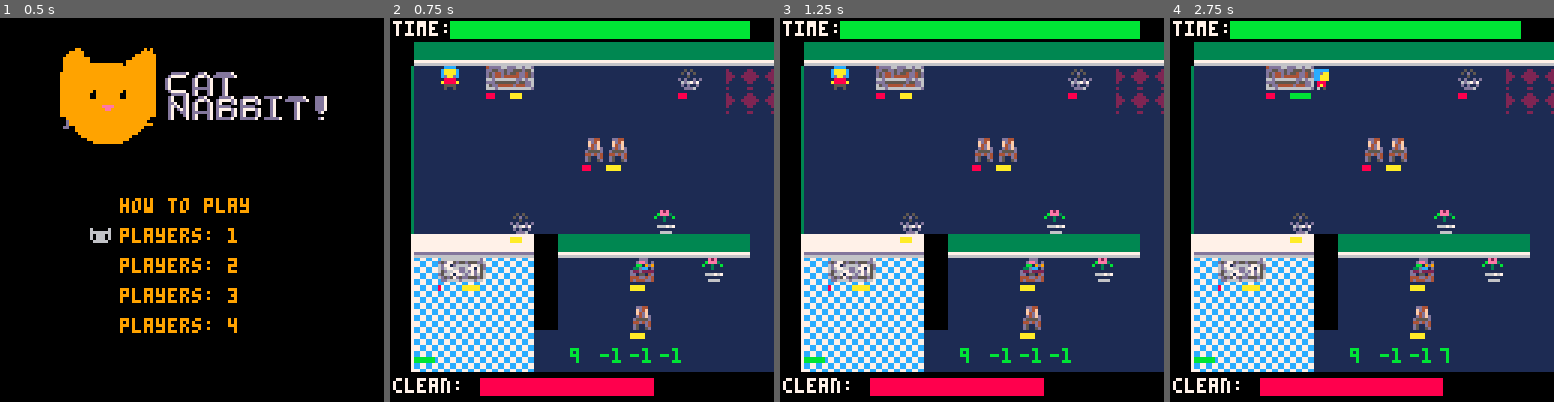
Above: before the commit, frames 1-4 (left to right).
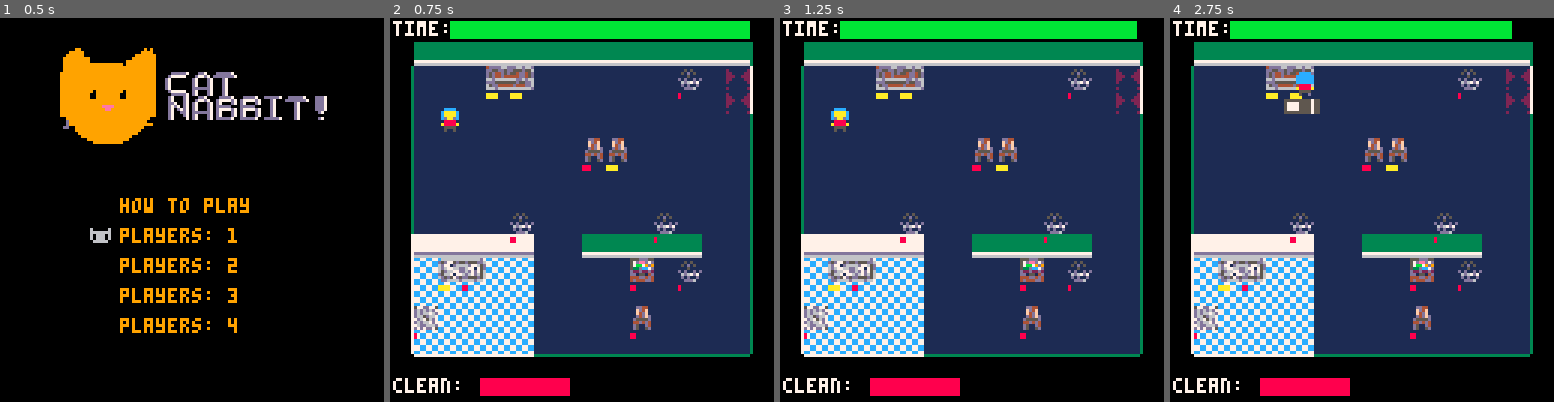
Above: after the commit, the same moments.

Repository: giantryansaul/rudy
Game: PICO-8 cartridge rudy.p8
The game is run twice, just before and just after one commit, with the same random seed, the same clock (stepped at 60 frames per second) and the same inputs.
Inputs:
- Up to frame 1 (0.5 s): tap X (X key) at 0.33 s
- Up to frame 2 (0.75 s): tap O (Z key) at 0.7 s
- Up to frame 3 (1.25 s): tap X (X key) at 1.07 s
- Up to frame 4 (2.75 s): hold Right 1.6-2.1 s; tap O (Z key) at 1.7, 2.1, 2.5 s; tap X (X key) at 1.85 s; hold Up 2.15-2.42 s; hold Right from 2.47 s (still down)

Frame 1 is identical in both runs. In frame 2, 15% of the frame differs, in the area x 5-100%, y 6-99%; in frame 3, 15%; in frame 4, 16%, in the area x 5-100%, y 0-99%.

Commit message:
alpha version, needs cleanup and rest of music

Diff:
--- a/rudy.p8
+++ b/rudy.p8
@@ -74,7 +74,7 @@
 
 -->8
 --settings
-max_seconds=60
+max_seconds=30
 clean_win=0.7
 
 max_time=max_seconds*30
@@ -82,9 +82,12 @@
 --game loop and objects
 function game_loop(ps)
  music(0,0,7)
+ tick=0
  timer=1
  players={}
  game_over=false
+ phealth=0.0
+ -- if ps==1 then ai=true;ps=4 else ai=false end --TODO
  for i=1,ps do
   add(players,create_player(i))
  end
@@ -100,19 +103,19 @@
  -- end
 
  dests={
-  create_destruct(4,2,9,7,rndb(1,7)), --book left
-  create_destruct(5,2,10,8,rndb(1,7)), --book right
-  create_destruct(12,2,67,66,rndb(1,7)), --plant
-  create_destruct(5,8,67,66,rndb(1,7)), --plant
-  create_destruct(11,8,67,66,8,rndb(1,7)), --plant
-  create_destruct(13,10,67,66,8,rndb(1,7)), --plant
-  create_destruct(9,5,65,64,rndb(1,7)), --chair
-  create_destruct(8,5,65,64,rndb(1,7)), --chair
-  create_destruct(2,10,39,25,rndb(1,7)), --tub left
-  create_destruct(3,10,40,26,rndb(1,7)), --tub right
-  create_destruct(1,13,113,48,rndb(1,7)), --sink
-  create_destruct(10,10,45,44,rndb(1,7)), --tv
-  create_destruct(10,12,65,64,rndb(1,7)), --chair
+  create_destruct(4,2,9,7,rndb(1,3+ps)), --book left
+  create_destruct(5,2,10,8,rndb(1,3+ps)), --book right
+  create_destruct(12,2,67,66,rndb(1,3+ps)), --plant
+  create_destruct(5,8,67,66,rndb(1,3+ps)), --plant
+  create_destruct(11,8,67,66,rndb(1,3+ps)), --plant
+  create_destruct(12,10,67,66,rndb(1,3+ps)), --plant
+  create_destruct(9,5,65,64,rndb(1,3+ps)), --chair
+  create_destruct(8,5,65,64,rndb(1,3+ps)), --chair
+  create_destruct(2,10,39,25,rndb(1,3+ps)), --tub left
+  create_destruct(3,10,40,26,rndb(1,3+ps)), --tub right
+  create_destruct(1,12,113,48,rndb(1,3+ps)), --sink
+  create_destruct(10,10,45,44,rndb(1,3+ps)), --tv
+  create_destruct(10,12,65,64,rndb(1,3+ps)), --chair
  }
 
  _update=game_update
@@ -120,8 +123,8 @@
 end
 
 function create_player(i)
- cs={3,4,7,10,11,12}
- p={x=i*16,y=16,c=cs[i],spr=129,p=i,interacting=nil,anim=1,hflip=false,tick=0,dialog="",fx=1}
+ cs={15,4,5,6}
+ p={x=i*16,y=30,c=cs[i],spr=129,p=i,interacting=nil,anim=1,hflip=false,tick=0,dialog="",fx=1}
  if p.p==1 then p.fx=0 end
  p.set_dialog=function(self)
   options={"meow","🐱","◆purrrr◆","",""}
@@ -264,15 +267,17 @@
 --updates
 function game_update()
  timer+=1
- if timer>max_time then game_over=true end
+ if timer>max_time or phealth>=1.0 then game_over=true end
  if not game_over then
   update_players()
   update_dests()
  else
-  for i=1,5 do
-   if btn(i) then title_screen() end
-  end
-
+  tick+=1
+  if tick>30 then
+   for i=1,5 do
+    if btnp(i) then title_screen() end
+   end
+  end
  end
 end
 
@@ -317,14 +322,7 @@
  cls()
 
  map(0,0,0,0,20,20)
-
  cs={8,10,11,11}
-
- rectfill(0,0,127,7,0)
- print("time:",1,1,7)
- if not game_over then
-  rectfill(20,1,20+100-ceil(timer/max_time*100),6,cs[ceil((max_time-timer)/(max_time/3))])
- end
 
  thealth=0.0
  max_health=#dests*8
@@ -368,11 +366,19 @@
   pal()
   print(p.dialog,p.x-5,p.y-5,15)
  end
-
+ -- for c=1,#players do
+ --camera(players[1].x-64,players[1].y-64)
+ -- if c==1 then map(flr(players[c].x/8)-2,flr(players[c].y/8)-2,0,0,20,12) end
+
+ rectfill(0,0,127,7,0)
+ print("time:",1,1,7)
+ if not game_over then
+  rectfill(20,1,20+100-ceil(timer/max_time*100),6,cs[ceil((max_time-timer)/(max_time/3))])
+ end
  gox=30
  goy=38
  if game_over then
-  rectfill(gox-2,goy-2,gox+72,goy+24,0)
+  rectfill(gox-2,goy-2,gox+76,goy+24,0)
   print("game over!",gox+20,goy,7)
   print("house is "..ceil(phealth*100).."% clean",gox,goy+6,7)
   if phealth > clean_win then winner="humans" else winner="cats" end
@@ -387,10 +393,10 @@
  -- print(stat(0),10,110,11)
  -- print(stat(1),50,110,11)
  -- print(stat(2),100,110,11)
- print(stat(16),60,110,11)
- print(stat(17),70,110,11)
- print(stat(18),80,110,11)
- print(stat(19),90,110,11)
+ -- print(stat(16),60,110,11)
+ -- print(stat(17),70,110,11)
+ -- print(stat(18),80,110,11)
+ -- print(stat(19),90,110,11)
 
 end
 -->8
@@ -532,66 +668,65 @@
 0000000000000000000000000000000000000000000000000000000000000000000000000000000000000000000000000000000000000000000000000000000000000000000000000000000000000000000000000000000000000000000000000000000000000000000000000000000000000000000000000000000000000000
 __map__
 0000000000000000000000000000000000000000000000000000000000000000000000000000000000000000000000000000000000000000000000000000000000000000000000000000000000000000000000000000000000000000000000000000000000000000000000000000000000000000000000000000000000000000
-0011111111111111111111111111111111000000000000000000000000000000000000000000000000000000000000000000000000000000000000000000000000000000000000000000000000000000000000000000000000000000000000000000000000000000000000000000000000000000000000000000000000000000
-3352525252525252525252525252656565360000000000000000000000000000000000000000000000000000000000000000000000000000000000000000000000000000000000000000000000000000000000000000000000000000000000000000000000000000000000000000000000000000000000000000000000000000
-3352525252525252525252525252656565360000000000000000000000000000000000000000000000000000000000000000000000000000000000000000000000000000000000000000000000000000000000000000000000000000000000000000000000000000000000000000000000000000000000000000000000000000
-3352525252525252525252525252525252350000000000000000000000000000000000000000000000000000000000000000000000000000000000000000000000000000000000000000000000000000000000000000000000000000000000000000000000000000000000000000000000000000000000000000000000000000
-3352525252525252525252525252525252350000000000000000000000000000000000000000000000000000000000000000000000000000000000000000000000000000000000000000000000000000000000000000000000000000000000000000000000000000000000000000000000000000000000000000000000000000
-3352525252525252525252525252525252350000000000000000000000000000000000000000000000000000000000000000000000000000000000000000000000000000000000000000000000000000000000000000000000000000000000000000000000000000000000000000000000000000000000000000000000000000
-3352525252525252525252525252525252350000000000000000000000000000000000000000000000000000000000000000000000000000000000000000000000000000000000000000000000000000000000000000000000000000000000000000000000000000000000000000000000000000000000000000000000000000
-3352525252525252525252525252525252350000000000000000000000000000000000000000000000000000000000000000000000000000000000000000000000000000000000000000000000000000000000000000000000000000000000000000000000000000000000000000000000000000000000000000000000000000
-3421212121217011111111111111115252350000000000000000000000000000000000000000000000000000000000000000000000000000000000000000000000000000000000000000000000000000000000000000000000000000000000000000000000000000000000000000000000000000000000000000000000000000
-3461616161617052525252525252525252350000000000000000000000000000000000000000000000000000000000000000000000000000000000000000000000000000000000000000000000000000000000000000000000000000000000000000000000000000000000000000000000000000000000000000000000000000
-3461616161617052525252525252525252350000000000000000000000000000000000000000000000000000000000000000000000000000000000000000000000000000000000000000000000000000000000000000000000000000000000000000000000000000000000000000000000000000000000000000000000000000
-3461616161617052525252525252525252350000000000000000000000000000000000000000000000000000000000000000000000000000000000000000000000000000000000000000000000000000000000000000000000000000000000000000000000000000000000000000000000000000000000000000000000000000
-3461616161615252525252525252525252350000000000000000000000000000000000000000000000000000000000000000000000000000000000000000000000000000000000000000000000000000000000000000000000000000000000000000000000000000000000000000000000000000000000000000000000000000
-3461616161615252525252525252525252350000000000000000000000000000000000000000000000000000000000000000000000000000000000000000000000000000000000000000000000000000000000000000000000000000000000000000000000000000000000000000000000000000000000000000000000000000
-003a3a3a3a3a3939393939393939393939000000000000000000000000000000000000000000000000000000000000000000000000000000000000000000000000000000000000000000000000000000000000000000000000000000000000000000000000000000000000000000000000000000000000000000000000000000
-…(48 lines of a section not shown)…
+0011111111111111111111111111113500000000000000000000000000000000000000000000000000000000000000000000000000000000000000000000000000000000000000000000000000000000000000000000000000000000000000000000000000000000000000000000000000000000000000000000000000000000
+3352525252525252525252525252653600000000000000000000000000000000000000000000000000000000000000000000000000000000000000000000000000000000000000000000000000000000000000000000000000000000000000000000000000000000000000000000000000000000000000000000000000000000
+3352525252525252525252525252653600000000000000000000000000000000000000000000000000000000000000000000000000000000000000000000000000000000000000000000000000000000000000000000000000000000000000000000000000000000000000000000000000000000000000000000000000000000
+3352525252525252525252525252523500000000000000000000000000000000000000000000000000000000000000000000000000000000000000000000000000000000000000000000000000000000000000000000000000000000000000000000000000000000000000000000000000000000000000000000000000000000
+3352525252525252525252525252523500000000000000000000000000000000000000000000000000000000000000000000000000000000000000000000000000000000000000000000000000000000000000000000000000000000000000000000000000000000000000000000000000000000000000000000000000000000
+3352525252525252525252525252523500000000000000000000000000000000000000000000000000000000000000000000000000000000000000000000000000000000000000000000000000000000000000000000000000000000000000000000000000000000000000000000000000000000000000000000000000000000
+3352525252525252525252525252523500000000000000000000000000000000000000000000000000000000000000000000000000000000000000000000000000000000000000000000000000000000000000000000000000000000000000000000000000000000000000000000000000000000000000000000000000000000
+3352525252525252525252525252523500000000000000000000000000000000000000000000000000000000000000000000000000000000000000000000000000000000000000000000000000000000000000000000000000000000000000000000000000000000000000000000000000000000000000000000000000000000
+3421212121215252111111111152523500000000000000000000000000000000000000000000000000000000000000000000000000000000000000000000000000000000000000000000000000000000000000000000000000000000000000000000000000000000000000000000000000000000000000000000000000000000
+3461616161615252525252525252523500000000000000000000000000000000000000000000000000000000000000000000000000000000000000000000000000000000000000000000000000000000000000000000000000000000000000000000000000000000000000000000000000000000000000000000000000000000
+3461616161615252525252525252523500000000000000000000000000000000000000000000000000000000000000000000000000000000000000000000000000000000000000000000000000000000000000000000000000000000000000000000000000000000000000000000000000000000000000000000000000000000
+3461616161615252525252525252523500000000000000000000000000000000000000000000000000000000000000000000000000000000000000000000000000000000000000000000000000000000000000000000000000000000000000000000000000000000000000000000000000000000000000000000000000000000
+3461616161615252525252525252523500000000000000000000000000000000000000000000000000000000000000000000000000000000000000000000000000000000000000000000000000000000000000000000000000000000000000000000000000000000000000000000000000000000000000000000000000000000
+003a3a3a3a3a3939393939393939390000000000000000000000000000000000000000000000000000000000000000000000000000000000000000000000000000000000000000000000000000000000000000000000000000000000000000000000000000000000000000000000000000000000000000000000000000000000
+…(48 lines of a section not shown)…
Not shown, changed: 143 lines of the sprite sheet (__gfx__) section of rudy.p8
Not shown, changed: the thumbnail (__label__) section of rudy.p8
